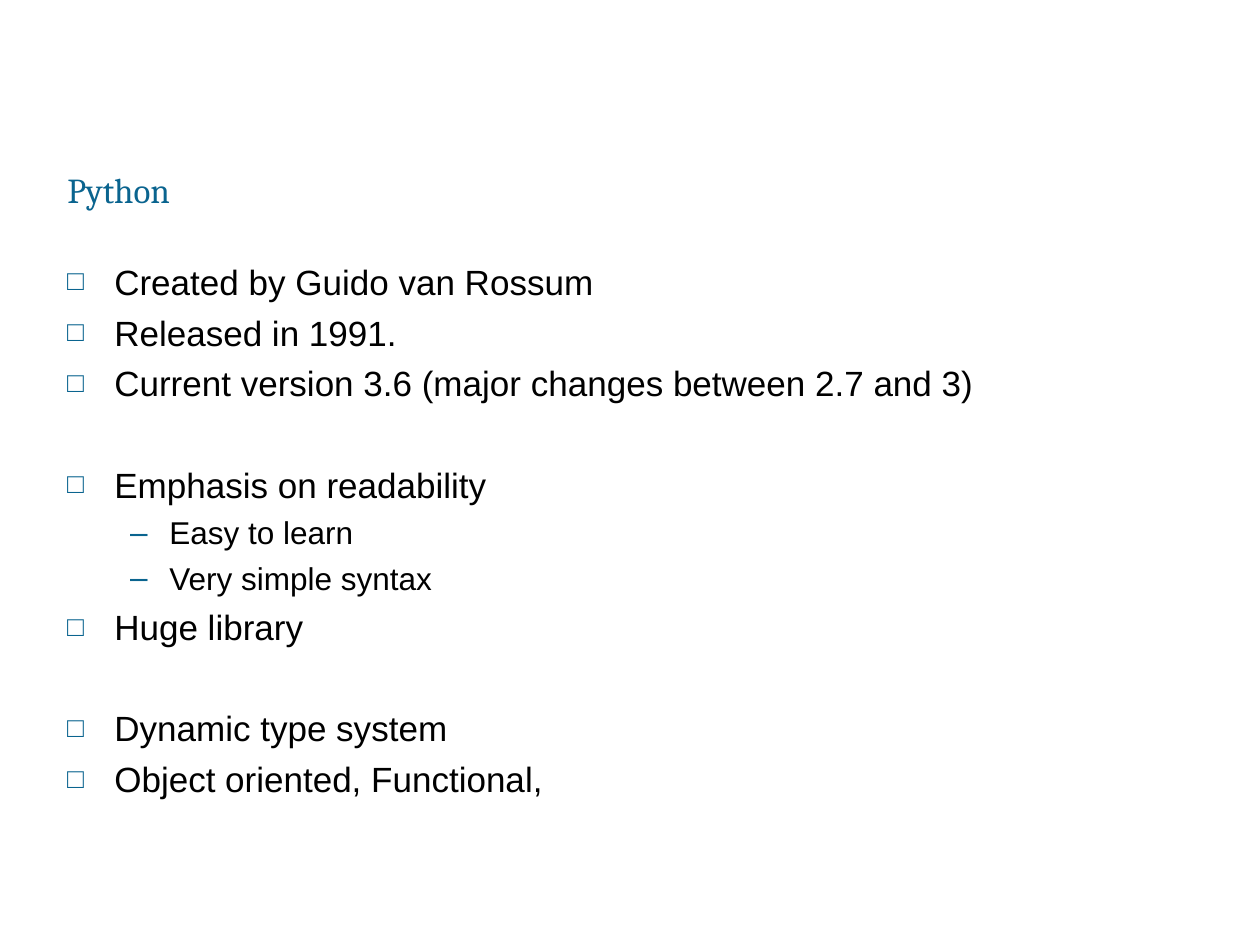
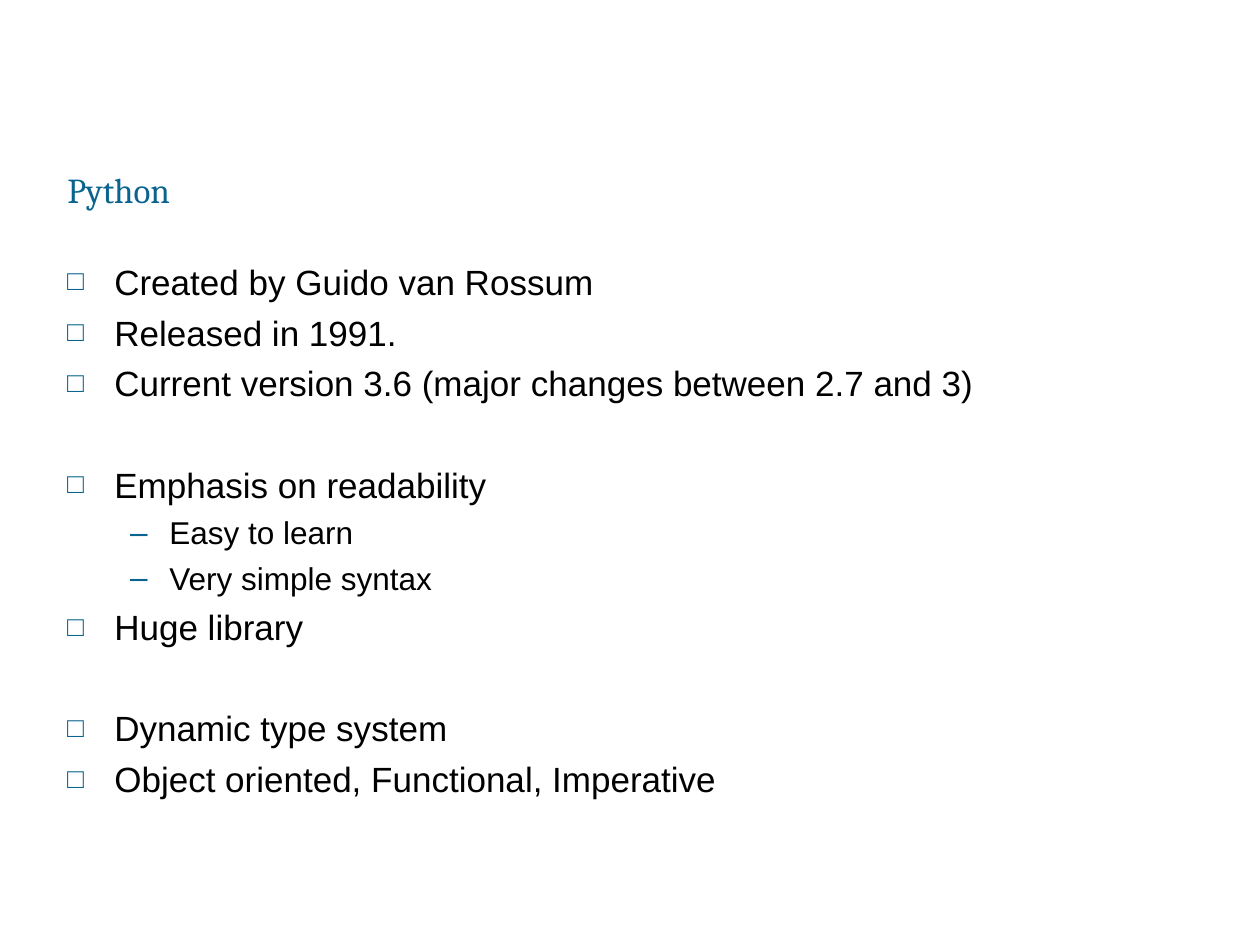
Before and after one commit to mouroboros/python_exercises, a slide deck: slide 11 of TDD.ppt (slide 9 before the commit). Drawn at 1260x945 pixels with LibreOffice and Linux fonts; fonts in the diff are those of the drawing; background and template pictures are left out. Boxes give left, top, right and bottom in pixels: in the first picture for what was removed or moved away, otherwise in the second. Text is boxed around its words. In the diff, an @@ line names an element or a change of style, - is before the commit and + after.

```diff
--- a/TDD.ppt
+++ b/TDD.ppt
@@ text at bbox=[114, 766, 716, 799]: text changed @@
-□ Object oriented, Functional,
+□ Object oriented, Functional, Imperative
```
Also in this commit, not shown: 4 other slides changed, 4 slides added, 4 other files.
